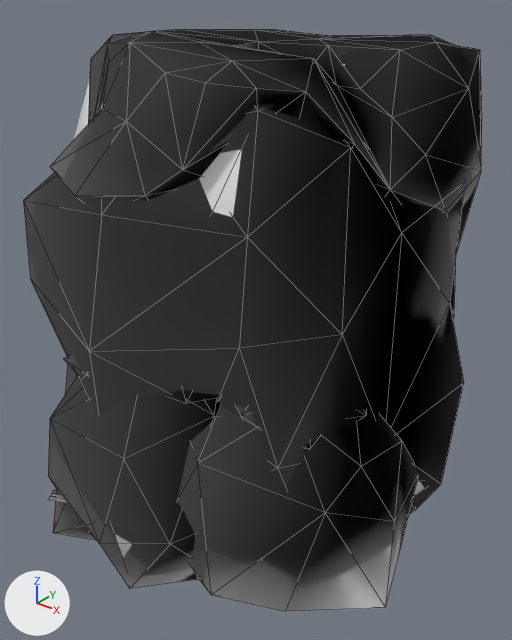
Before and after pictures for a commit that changed the FBX model unreal/Art/Export/Props/SM_Outcrop_Plains_V1.fbx.
Camera for both pictures: a 50 mm lens placed at (1.39, -1.71, 1.51), pointed at (0.08, -0.07, 0.49). Arrows for +X, +Y and +Z are at lower left; the lights stay in place. The picture after the commit comes second. Mesh edges are drawn as thin lines. Vertices at exactly the same position are counted once.

Names of what the first picture shows: 'SM_Outcrop_Plains_V1'.
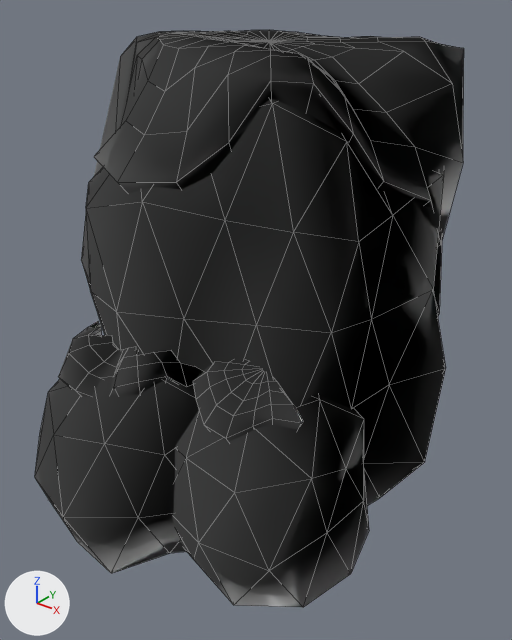
Where the change shows, as pixel boxes (x1, y1, x2, y2) in the pictures (512 x 640 px; the box of a moved part takes in the faces that stretch with it):
'SM_Outcrop_Plains_V1', reshaped (6% narrower)
    before: (24, 29, 482, 611)
    after: (35, 30, 464, 607)
part 1 of me_sm_outcrop_plains_v1, rebuilt (not visible before)
    after: (88, 323, 173, 381)
part 2 of me_sm_outcrop_plains_v1, rebuilt (not visible afterwards)
    before: (24, 107, 464, 540)
part 3 of me_sm_outcrop_plains_v1, rebuilt (mostly hidden before)
    before: (63, 355, 220, 403)
    after: (58, 321, 203, 397)
part 4 of me_sm_outcrop_plains_v1, rebuilt (not visible before)
    after: (173, 395, 369, 607)
part 5 of me_sm_outcrop_plains_v1, rebuilt (not visible afterwards)
    before: (115, 535, 132, 558)
part 6 of me_sm_outcrop_plains_v1, rebuilt (not visible afterwards)
    before: (177, 406, 418, 611)
part 7 of me_sm_outcrop_plains_v1, rebuilt
    before: (48, 377, 221, 589)
    after: (35, 345, 199, 573)
part 8 of me_sm_outcrop_plains_v1, added
    after: (193, 359, 301, 442)
part 9 of me_sm_outcrop_plains_v1, moved or reshaped
    before: (50, 29, 482, 497)
    after: (81, 30, 464, 506)

The change, as a diff of the scene's bpy script:
```diff
--- a/unreal/Art/Export/Props/SM_Outcrop_Plains_V1.fbx.py
+++ b/unreal/Art/Export/Props/SM_Outcrop_Plains_V1.fbx.py
@@ me_sm_outcrop_plains_v1 @@
 # used by ob_sm_outcrop_plains_v1; location = (0.0, 0.0, 0.0)
-me_sm_outcrop_plains_v1.from_pydata(...)  # 1273 vertices, 1625 faces; spans x -0.72..0.78, y -0.8..0.82, z -0.07..1.37
+me_sm_outcrop_plains_v1.from_pydata(...)  # 1312 vertices, 1478 faces; spans x -0.63..0.66, y -0.85..0.77, z -0.04..1.36
+# me_sm_outcrop_plains_v1 part 1: the loose piece of 91 vertices spanning x -0.16..0.29, y -0.7..-0.2, z 0.38..0.58 is rebuilt with 46 vertices and now spans x -0.18..0.21, y -0.7..-0.44, z 0.37..0.58
+# me_sm_outcrop_plains_v1 part 2: the loose piece of 80 vertices spanning x -0.72..0.75, y -0.77..0.82, z -0.07..1.31 is rebuilt with 147 vertices and now spans x -0.62..0.65, y -0.59..0.76, z -0.03..1.3, in mat_mi_af_toon_props_plains (white #e7e7e7)
+# me_sm_outcrop_plains_v1 part 3: the loose piece of 50 vertices spanning x -0.17..0.3, y -0.72..-0.19, z 0.37..0.6 is rebuilt with 46 vertices and now spans x -0.2..0.22, y -0.71..-0.44, z 0.36..0.59
+# me_sm_outcrop_plains_v1 part 4: the loose piece of 42 vertices spanning x 0.02..0.73, y -0.68..0.02, z -0.03..0.51 is rebuilt with 34 vertices and now spans x 0.1..0.66, y -0.68..-0.05, z -0.04..0.52, in mat_m_af_outline (white #e7e7e7)
+# me_sm_outcrop_plains_v1 part 5: the loose piece of 42 vertices spanning x -0.3..0.41, y -0.78..-0.08, z -0.03..0.55 is rebuilt with 32 vertices and now spans x -0.34..0.32, y -0.84..-0.26, z -0.03..0.54
+# me_sm_outcrop_plains_v1 part 6: the loose piece of 26 vertices spanning x 0.01..0.78, y -0.7..0.03, z -0.07..0.53 is rebuilt with 34 vertices and now spans x 0.11..0.65, y -0.67..-0.06, z -0.03..0.51, in mat_mi_af_toon_props_plains (white #e7e7e7)
+# me_sm_outcrop_plains_v1 part 7: the loose piece of 26 vertices spanning x -0.35..0.42, y -0.79..-0.05, z -0.05..0.57 is rebuilt with 32 vertices and now spans x -0.35..0.32, y -0.85..-0.26, z -0.04..0.55
+# me_sm_outcrop_plains_v1 part 8: a new loose piece of 40 vertices spanning x 0.17..0.55, y -0.57..-0.36, z 0.36..0.54, in mat_m_af_outline (white #e7e7e7)
+# me_sm_outcrop_plains_v1 part 9: 2 vertices moved within x -0.01..0.08, y 0.49..0.57, z 0.01..1.1; 597 vertices removed from x -0.69..0.74, y -0.74..0.8, z -0.03..1.37; 542 vertices added at x -0.63..0.66, y -0.59..0.77, z -0.04..1.36
+# other edits to the shape of me_sm_outcrop_plains_v1 do not show in these pictures
 me_sm_outcrop_plains_v1.materials.append(mat_mi_af_toon_props_plains)
```
